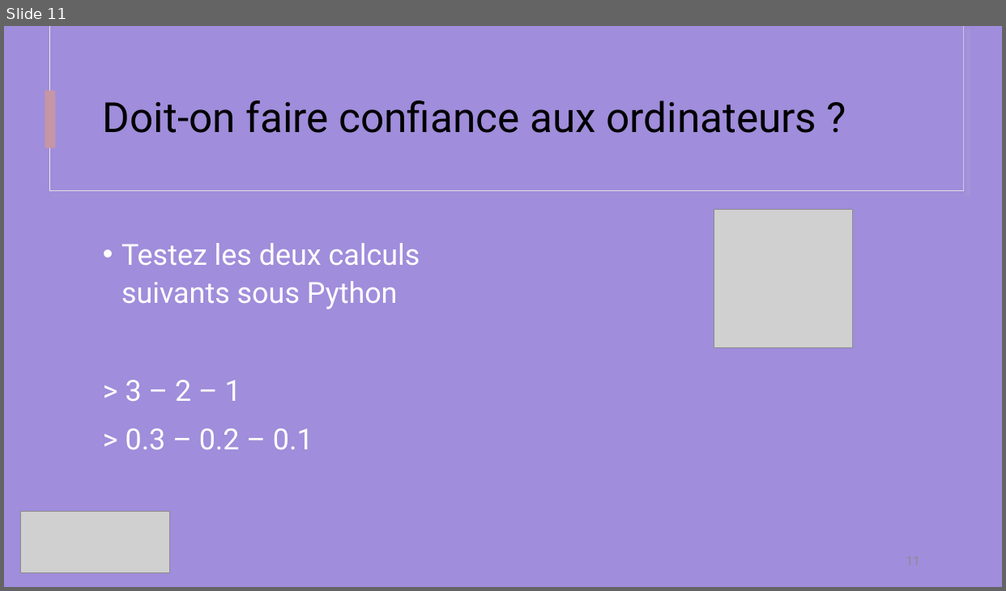
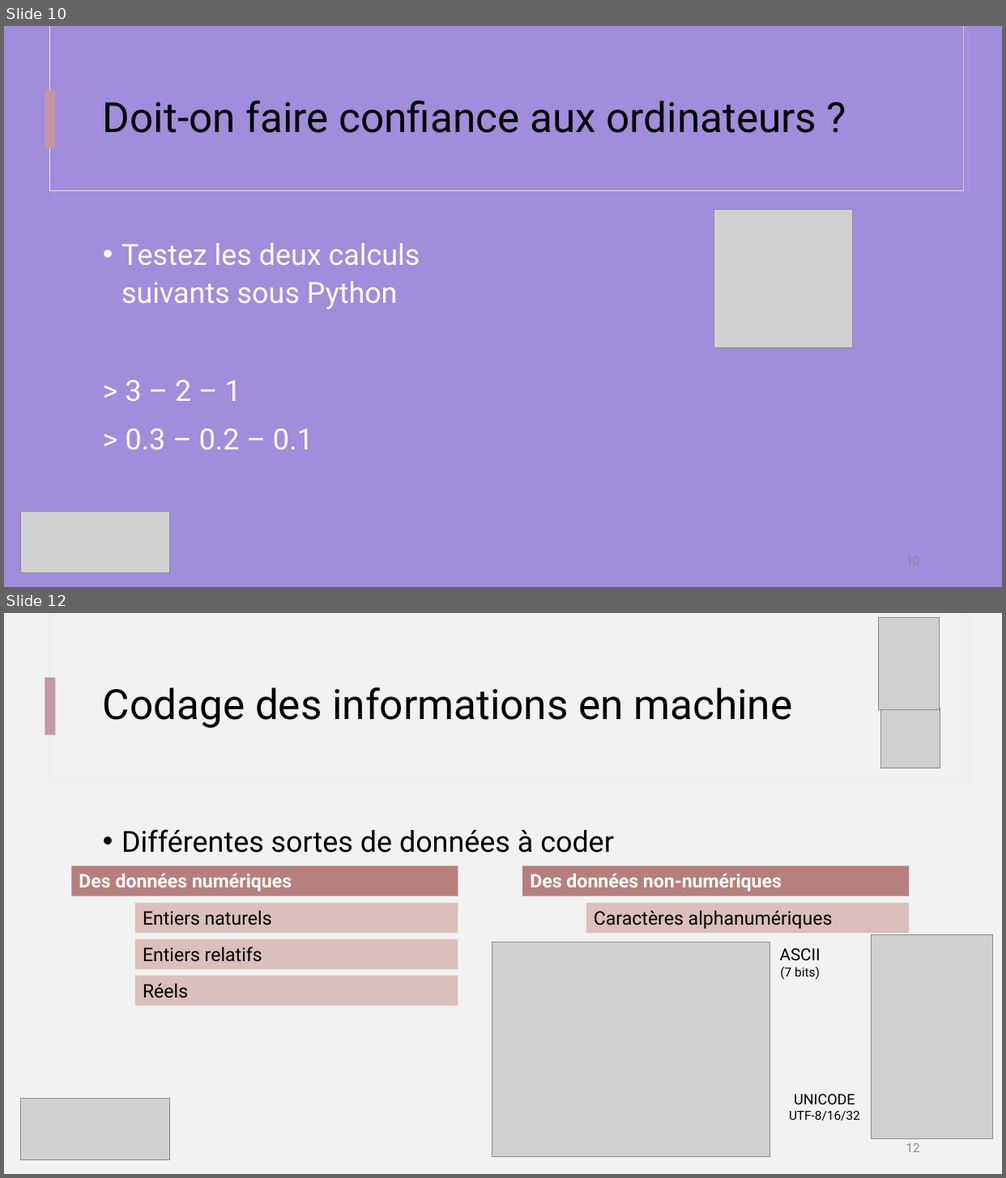
Before and after one commit to IOGS-Digital-Methods/semester-5, a slide deck: s5_outils_numeriques/b1_outils_numeriques/seance1_demistifier_python/B1_1_Demystifier_Python.pptx. Shown one above the other, each under a label of ours: slide 11 before the commit, slides 10 and 12 after it; the slides between them are not shown. The pictures are 1006x591 and 1006x1178 pixels, drawn with LibreOffice and Linux fonts; fonts in the diff are those of the drawing; grey boxes stand for pictures. Boxes give left, top, right and bottom in pixels: in the first picture for what was removed or moved away, otherwise in the second. Text is boxed around its words. In the diff, an @@ line names an element or a change of style, - is before the commit and + after.

```diff
--- a/s5_outils_numeriques/b1_outils_numeriques/seance1_demistifier_python/B1_1_Demystifier_Python.pptx
+++ b/s5_outils_numeriques/b1_outils_numeriques/seance1_demistifier_python/B1_1_Demystifier_Python.pptx
@@ slide 12 added at (4, 613, 1002, 1174), background #F2F2F2; not listed: 1 template element that a slide beside it also shows @@
@@ rectangle added at (49, 613, 964, 778), fill #F2F2F2, outline #F0E5E5 0.75 pt @@
@@ rectangle added at (50, 613, 964, 777), fill #F2F2F2 @@
@@ picture added at (879, 618, 940, 710) @@
@@ title added at (103, 688, 793, 728), 40 pt, text #000000 @@
+Codage des informations en machine
@@ picture added at (881, 709, 941, 769) @@
@@ text added at (121, 829, 614, 853), 28 pt, text #000000 @@
+• Différentes sortes de données à coder
@@ rectangle added at (71, 866, 458, 896), fill #B67F7B, 18 pt, text #FFFFFF, bold @@
+Des données numériques
@@ rectangle added at (522, 866, 909, 896), fill #B67F7B, 18 pt, text #FFFFFF, bold @@
+Des données non-numériques
@@ rectangle added at (135, 903, 458, 933), fill #DBBFBD, 18 pt, text #000000 @@
+Entiers naturels
@@ rectangle added at (586, 903, 909, 933), fill #DBBFBD, 18 pt, text #000000 @@
+Caractères alphanumériques
@@ rectangle added at (135, 939, 458, 969), fill #DBBFBD, 18 pt, text #000000 @@
+Entiers relatifs
@@ picture added at (492, 943, 769, 1157) @@
@@ text added at (780, 948, 820, 980), 12 pt, text #000000 @@
+ASCII
+(7 bits)
@@ picture added at (871, 935, 992, 1139) @@
@@ rectangle added at (135, 975, 458, 1005), fill #DBBFBD, 18 pt, text #000000 @@
+Réels
@@ text added at (789, 1094, 860, 1121), 12 pt, text #000000 @@
+UNICODE
+UTF-8/16/32
@@ picture added at (20, 1099, 170, 1161) @@
@@ page number added at (906, 1144, 920, 1152), 12 pt, text #8C8C8C @@
+12
@@ what was slide 11 is now slide 10 @@
```
Also in this commit, not shown: 5 slides changed, 13 other slides added, 1 slide removed, 10 other files.
